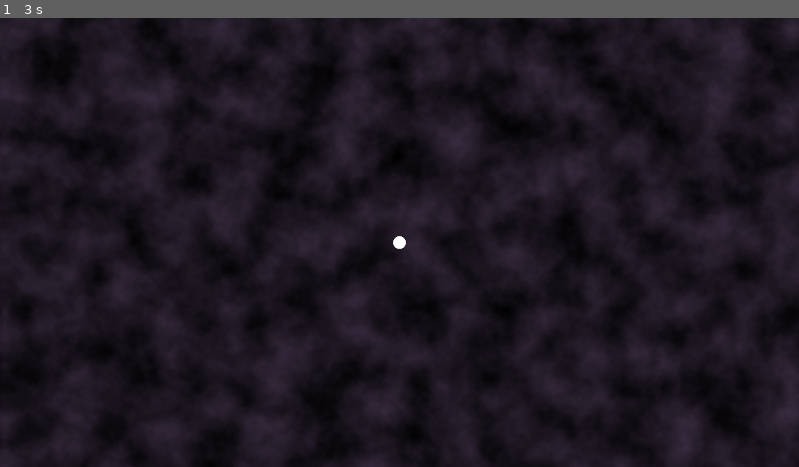
Above: before the commit, frame 1.
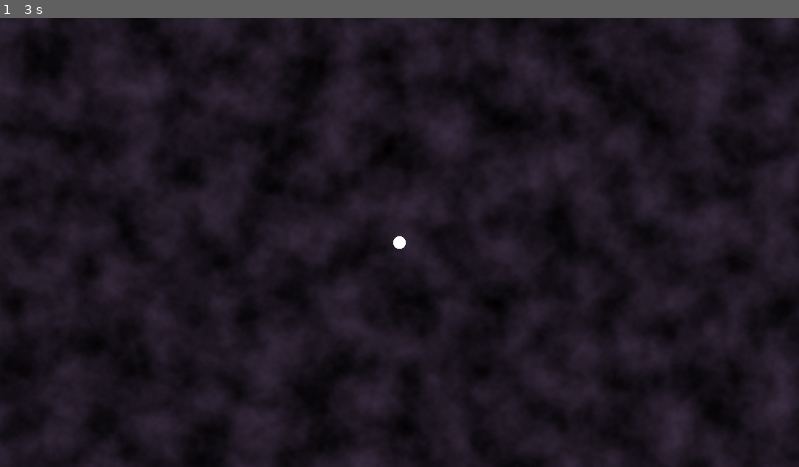
Above: after the commit, the same moment.

Repository: HellHoleStudios/ldjam58
Game: Godot game, scene res://scene/game.tscn
The game is run twice, just before and just after one commit, with the same random seed, the same clock (stepped at 60 frames per second) and the same inputs.
Inputs:
- Up to frame 1 (3 s): tap Enter at 0.5, 2 s; tap A (A) at 0.6, 2.3, 2.85 s; tap D (D) at 0.8, 1.35 s; tap Space at 1.25, 2.75 s; tap S (S) at 1.55, 2.1 s

The runs differ from the first frame. In frame 1, 0.1% of the frame differs, in the area x 2-100%, y 3-98%.

Commit message:
better movement

Diff:
--- a/script/game.gd
+++ b/script/game.gd
@@ -10,6 +10,7 @@
 var boundary_radius: float = 1000 # 圆形边界半径，可调整
 var density_ratio: float = 1000 # 密度参数，越大生成越稠密
 var area_accum: float = 0.0 # 累计新区域面积
+const MAX_GRAVITY_DIST=500*500
 
 # stars节点引用（需在ready时获取或导出）
 @onready var stars = $stars
@@ -82,6 +83,8 @@
 			var star_a: Star = all_stars[i]
 			var star_b: Star = all_stars[j]
 			var force = calc_star_force(star_a, star_b)
+			if force.is_zero_approx():
+				continue
 			star_a.apply_central_impulse(force)
 			star_b.apply_central_impulse(-force)
 
@@ -91,12 +94,16 @@
 	var dist_sq = dir.length_squared()
 	if dist_sq == 0:
 		return Vector2.ZERO
+	if dist_sq > MAX_GRAVITY_DIST:
+		return Vector2.ZERO
 	var min_dist = star_a.get_radius() + star_b.get_radius()
+	min_dist*=1.5
 	var dist = sqrt(dist_sq)
 	var force_mag = G * star_a.get_mass() * star_b.get_mass() / dist_sq
-	# 当距离小于两者半径径时，引力线性减小到0
+
 	if dist < min_dist:
-		force_mag = (dist / min_dist) * (G * star_a.get_mass() * star_b.get_mass() / (min_dist * min_dist))
+		#force_mag = (dist / min_dist) * (G * star_a.get_mass() * star_b.get_mass() / (min_dist * min_dist))
+		force_mag = (G * star_a.get_mass() * star_b.get_mass() / (min_dist * min_dist))
 	return dir.normalized() * force_mag
 
 static var star_partial = preload("res://partial/star_displayer.tscn")
--- a/script/obj/Star.gd
+++ b/script/obj/Star.gd
@@ -14,6 +14,9 @@
 
 	contact_monitor = true
 	max_contacts_reported = 4
+
+func _physics_process(delta: float) -> void:
+	rotation=0
 
 func update_mass(_mass: float):
 	mass = _mass
@@ -40,10 +43,11 @@
 				star.queue_free()
 				print("Sucked!!! New mass:", mass)
 			else:
-				var BOUNCE_FACTOR = 4
+				var BOUNCE_FACTOR = 20
 				var dir = (star.position - position).normalized()
 				# 连线方向上的分速度设为0
 				var rel_vel = star.linear_velocity - linear_velocity
 				var proj = rel_vel.dot(dir)
-				star.linear_velocity -= dir * proj * BOUNCE_FACTOR
-				linear_velocity += dir * proj * BOUNCE_FACTOR
+				var v=dir * proj * BOUNCE_FACTOR/(star.mass+mass)
+				star.linear_velocity -= v*mass
+				linear_velocity += v*star.mass
--- a/script/ui/player.gd
+++ b/script/ui/player.gd
@@ -2,8 +2,8 @@
 class_name PlayerStar
 
 # Constants for movement tuning
-@export var SPEED = 300.0
-@export var ACCELERATION = 5.0 # Higher value means faster acceleration/deceleration
+@export var speed = 1000.0
+@export var acceleration = 500.0 # Higher value means faster acceleration/deceleration
 
 
 func _ready() -> void:
@@ -17,10 +17,22 @@
 	# 1. Get the player input direction
 	var input_direction = Input.get_vector("A", "D", "W", "S").normalized()
 
+	if input_direction.is_zero_approx():
+		return
+
 	# 2. Calculate the target velocity
-	var target_velocity = input_direction * SPEED
+	var target_velocity = input_direction * speed
 
 	# 3. Smoothly accelerate/decsdselerate towards the target velocity using lerp
 	# This is the key to smooth movement.
 	# For RigidBody2D, we set the linear_velocity directly
-	linear_velocity = linear_velocity.lerp(target_velocity, ACCELERATION * delta)
+
+	var diff=target_velocity-linear_velocity
+	if not diff.is_zero_approx():
+		var mag=diff.length()
+		diff=diff.normalized()
+		mag=clampf(mag,0,acceleration*delta)
+		diff*=mag
+		linear_velocity+=diff
+
+	super(delta)
